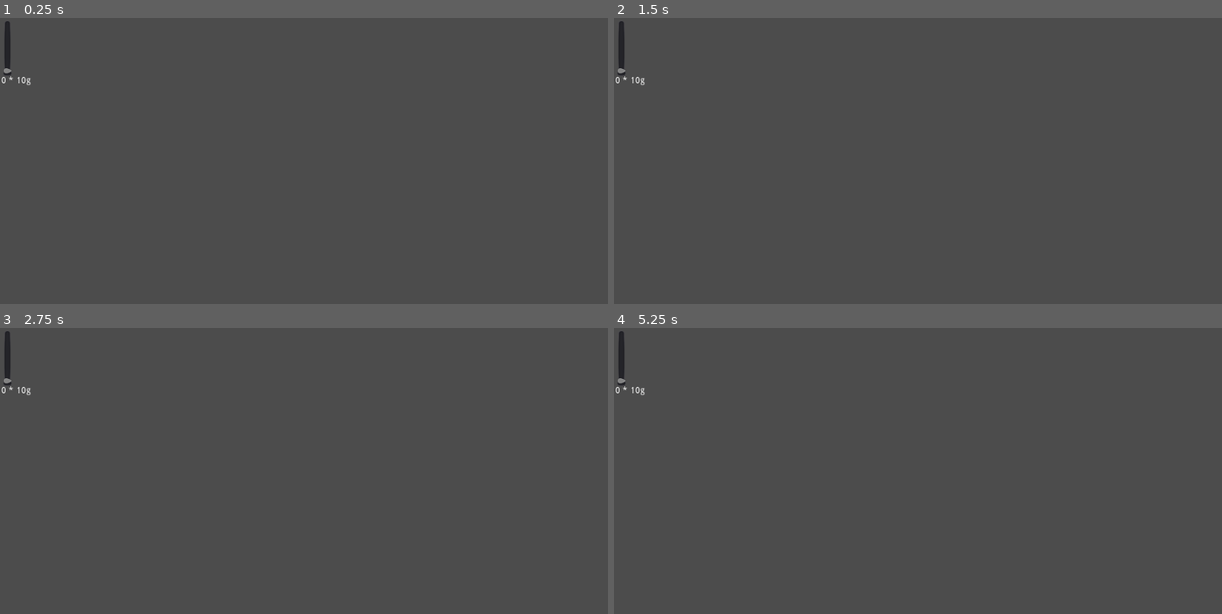
Above: before the commit, frames 1-4 (two rows, left to right).
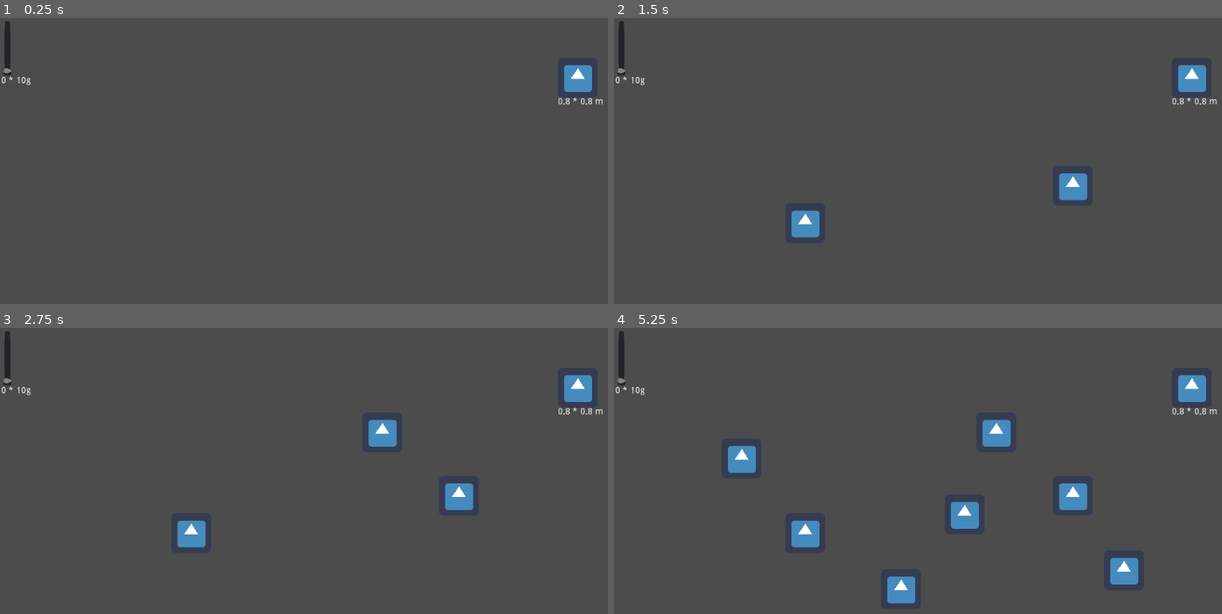
Above: after the commit, the same moments.

Repository: h3nse/Particle-simulation
Game: Godot game, scene res://Main.tscn
Two runs of this game, one before a commit and one after it. Both use one fixed random seed, a clock stepped at 60 frames per second and the inputs below. The engine's default icon, where the game draws it, is replaced by a stand-in: a white triangle on a blue panel in a dark square.
Inputs (mouse positions are in pixels of both pictures, inside the frame that each line leads up to):
- Up to frame 1 (0.25 s): no input
- Up to frame 2 (1.5 s): tap Enter at 0.5 s; move the mouse to (1070, 186) at 0.52 s; click (1070, 186) at 0.6 s; tap Space at 1.25 s; move the mouse to (802, 223) at 1.27 s; click (802, 223) at 1.35 s
- Up to frame 3 (2.75 s): tap Enter at 2 s; move the mouse to (383, 433) at 2.02 s; click (383, 433) at 2.1 s
- Up to frame 4 (5.25 s): tap Space at 2.75, 4.25 s; move the mouse to (899, 588) at 2.77 s; click (899, 588) at 2.85 s; tap Enter at 3.5 s; move the mouse to (1124, 571) at 3.52 s; click (1124, 571) at 3.6 s; move the mouse to (741, 459) at 4.27 s; click (741, 459) at 4.35 s; move the mouse to (966, 513) at 5.02 s; click (966, 513) at 5.1 s

The runs differ from the first frame. In frame 1, 0.5% of the frame differs, in the area x 91-100%, y 16-31%; in frame 2, 1.4%; in frame 3, 1.8%; in frame 4, 3.6%, in the area x 18-100%, y 16-97%.

Commit message:
Add controls and convert to decimeters

Diff:
--- a/Main.gd
+++ b/Main.gd
@@ -5,13 +5,28 @@
 onready var massLabel = $MassLabel
 
 var particles = []
-var wind = Vector2(-0.5,0)
+var wind = Vector2(-10,0)
+var mouseStartPos = Vector2.ZERO
 
 const g = Vector2(0,9.8)
 
+enum {
+	NORMAL,
+	DRAWING
+}
+var state = NORMAL
+
 func _process(delta):
-	if Input.is_action_just_pressed("click"):
-		create_particle()
+	match state:
+		NORMAL:
+			if Input.is_mouse_button_pressed(BUTTON_LEFT):
+				mouseStartPos = get_local_mouse_position()
+				state = DRAWING
+		DRAWING:
+			if Input.is_action_just_released("click"):
+				create_particle(mouseStartPos, calculate_velocity(mouseStartPos, get_local_mouse_position()), massSlider.value)
+				state = NORMAL
+			update()
 
 	for p in particles:
 		p.apply_force(p.mass * g)
@@ -19,9 +34,18 @@
 
 	massLabel.text = str(massSlider.value) + " * 10g"
 
-func create_particle():
+func calculate_velocity(startPoint : Vector2, endPoint : Vector2):
+	var velocity = startPoint.direction_to(endPoint) * startPoint.distance_to(endPoint)
+	return velocity
+
+func create_particle(_position : Vector2, _velocity : Vector2, mass : int):
 	var particle = particleShell.instance()
 	self.add_child(particle)
 	particles.append(particle)
-	particle.position = get_global_mouse_position()
-	particle.mass = massSlider.value / 100
+	particle.assign_properties(_position, _velocity, mass)
+
+func _draw():
+	if state == DRAWING:
+		draw_line(mouseStartPos, get_local_mouse_position(), Color(255,0,0), 1)
+	else:
+		pass
--- a/Main.tscn
+++ b/Main.tscn
@@ -1,6 +1,7 @@
-[gd_scene load_steps=2 format=2]
+[gd_scene load_steps=3 format=2]
 
 [ext_resource path="res://Main.gd" type="Script" id=1]
+[ext_resource path="res://icon.png" type="Texture" id=2]
 
 [node name="Main" type="Node2D"]
 script = ExtResource( 1 )
@@ -16,3 +17,16 @@
 margin_top = 94.0
 margin_right = 42.0
 margin_bottom = 108.0
+
+[node name="Ruler" type="Node2D" parent="."]
+position = Vector2( 928, 96 )
+
+[node name="Sprite" type="Sprite" parent="Ruler"]
+texture = ExtResource( 2 )
+
+[node name="Label" type="Label" parent="Ruler"]
+margin_left = -32.0
+margin_top = 32.0
+margin_right = 41.0
+margin_bottom = 46.0
+text = "0,8 * 0,8 m"
--- a/Particle.gd
+++ b/Particle.gd
@@ -4,10 +4,18 @@
 var velocity = Vector2.ZERO
 var acceleration = Vector2.ZERO
 
+func assign_properties(_position : Vector2, _velocity : Vector2, _mass):
+	position = _position
+	velocity = _velocity
+	mass = _mass
+
 func apply_force(Force):
-	acceleration += Force / mass
+	if !mass:
+		acceleration = Vector2.ZERO
+	else:
+		acceleration += Force / mass * 10
 
 func _process(delta):
-	velocity += acceleration * delta
-	position += velocity * delta * 100
+	velocity += acceleration * delta * 10
+	position += velocity * delta
 	acceleration = Vector2.ZERO
